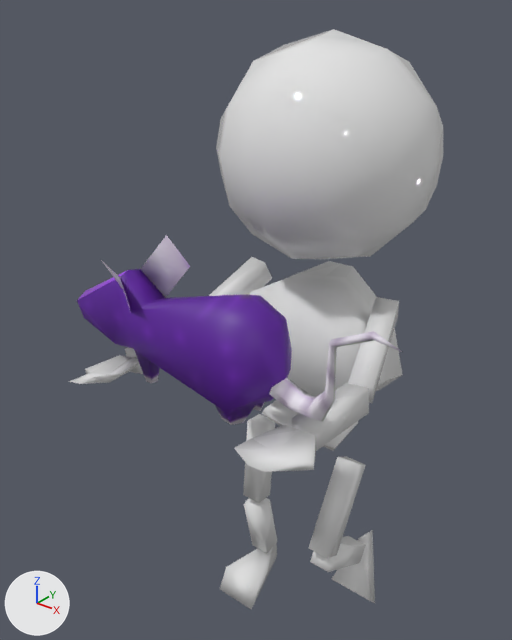
An edit to the Blender file assets/models/rat.blend, drawn before and after from the same camera.
Both versions are drawn from a camera (50 mm lens) standing at (0.707, -0.715, 0.612) and looking at (-0.034, 0.211, 0.038). Lighting does not change. The marker at lower left points along +X, +Y and +Z.

In view in the first picture: '@grab_transform', 'rat'.
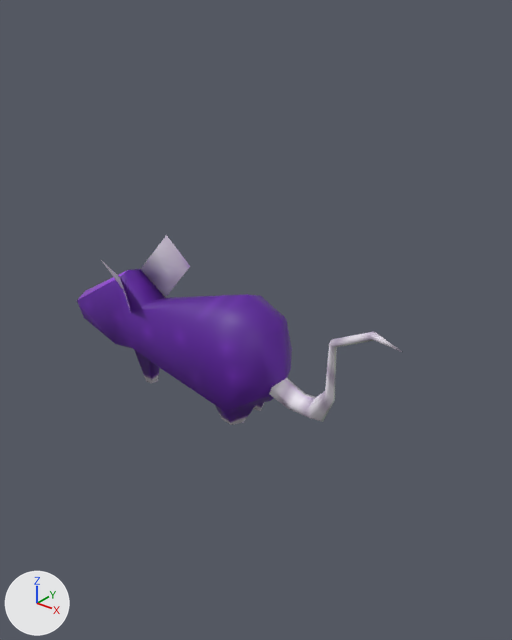
Location of each change, [x1, y1, x2, y2] in pixels of the pictures (512 x 640 px):
'@grab_transform', deleted: before [69, 29, 443, 609]

Patch to the scene script:
```diff
--- a/assets/models/rat.blend.py
+++ b/assets/models/rat.blend.py
@@ ob_grab_transform @@
-ob_grab_transform = bpy.data.objects.new('@grab_transform', me_playermodel_001)
-ob_grab_transform.location = (-0.138, -0.113, 0.0)
-ob_grab_transform.rotation_euler = (-1.571, -3.142, 1.571)  # degrees (-90, -180, 90)
```
